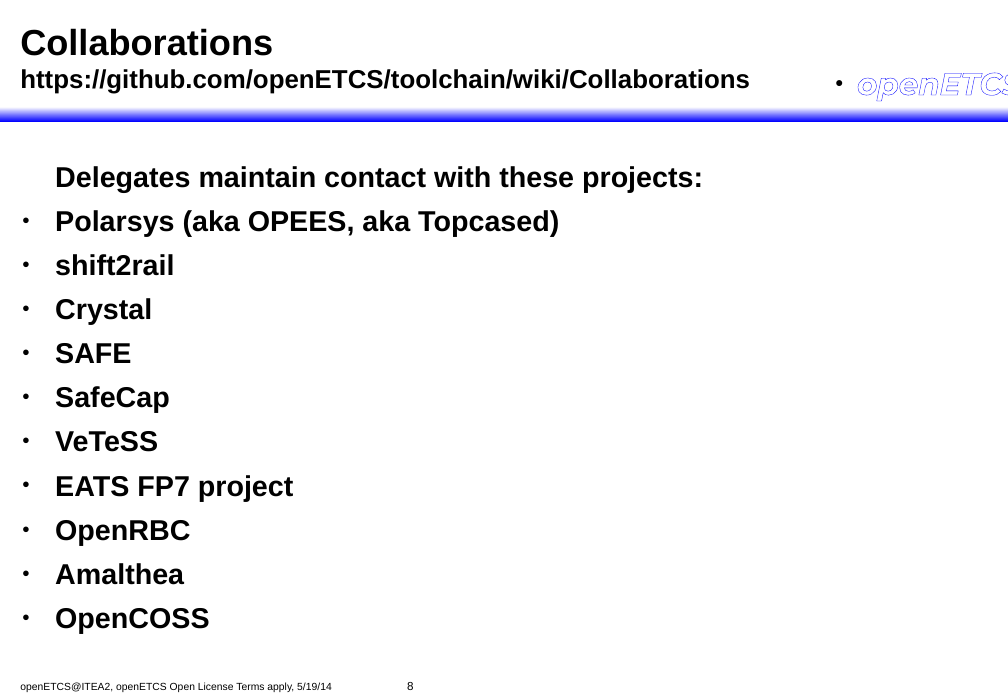
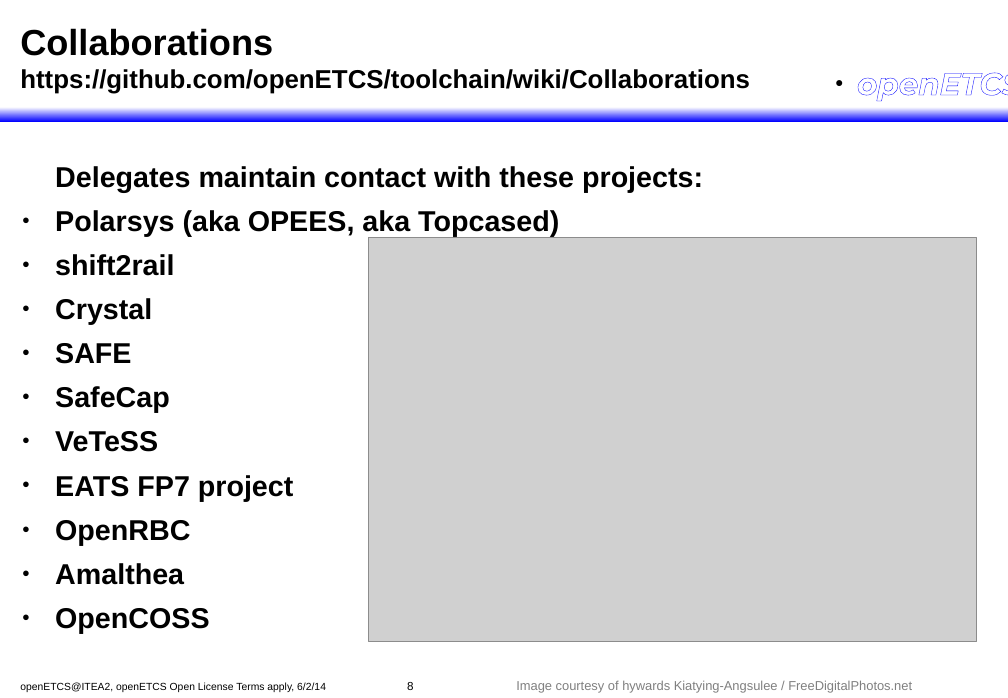
Before and after one commit to openETCS/toolchain, a slide deck: slide 8 of itea_Reviews/2014/2014_06_itea_Review.odp. Drawn at 1008x698 pixels with LibreOffice and Linux fonts; fonts in the diff are those of the drawing; grey boxes stand for pictures; background and template pictures are left out. Boxes give left, top, right and bottom in pixels: in the first picture for what was removed or moved away, otherwise in the second. Text is boxed around its words. In the diff, an @@ line names an element or a change of style, - is before the commit and + after.

Commit message:
Updated itea Review Slides

```diff
--- a/itea_Reviews/2014/2014_06_itea_Review.odp
+++ b/itea_Reviews/2014/2014_06_itea_Review.odp
@@ picture added at bbox=[369, 237, 976, 641] @@
@@ text at bbox=[20, 682, 326, 692]: text changed @@
-openETCS@ITEA2, openETCS Open License Terms apply, 5/19/14
+openETCS@ITEA2, openETCS Open License Terms apply, 6/2/14
@@ text added at bbox=[516, 680, 912, 693], 10 pt, text #808080 @@
+Image courtesy of hywards Kiatying-Angsulee / FreeDigitalPhotos.net
```
Also in this commit, not shown: 11 other slides changed, 1 other file.
